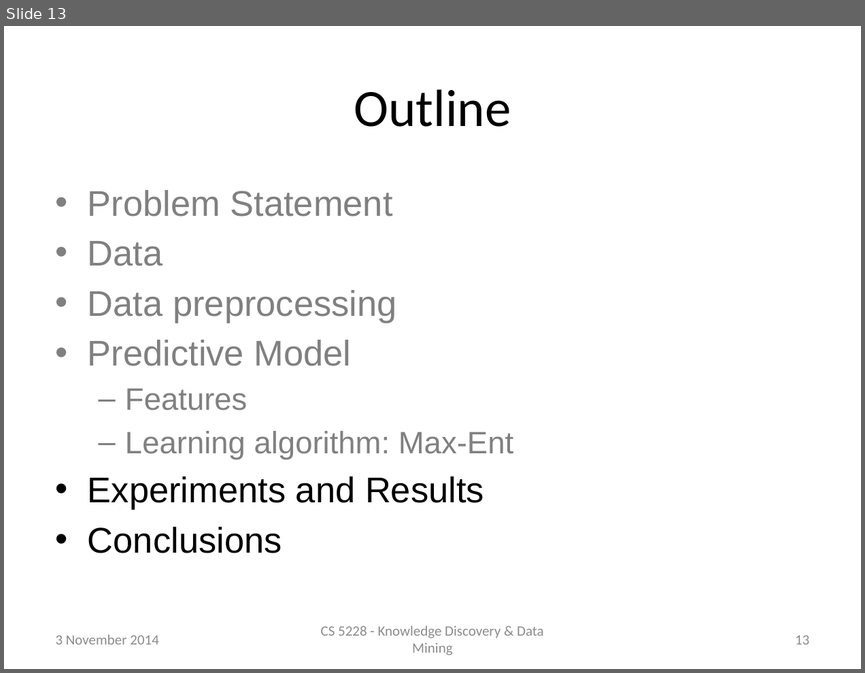
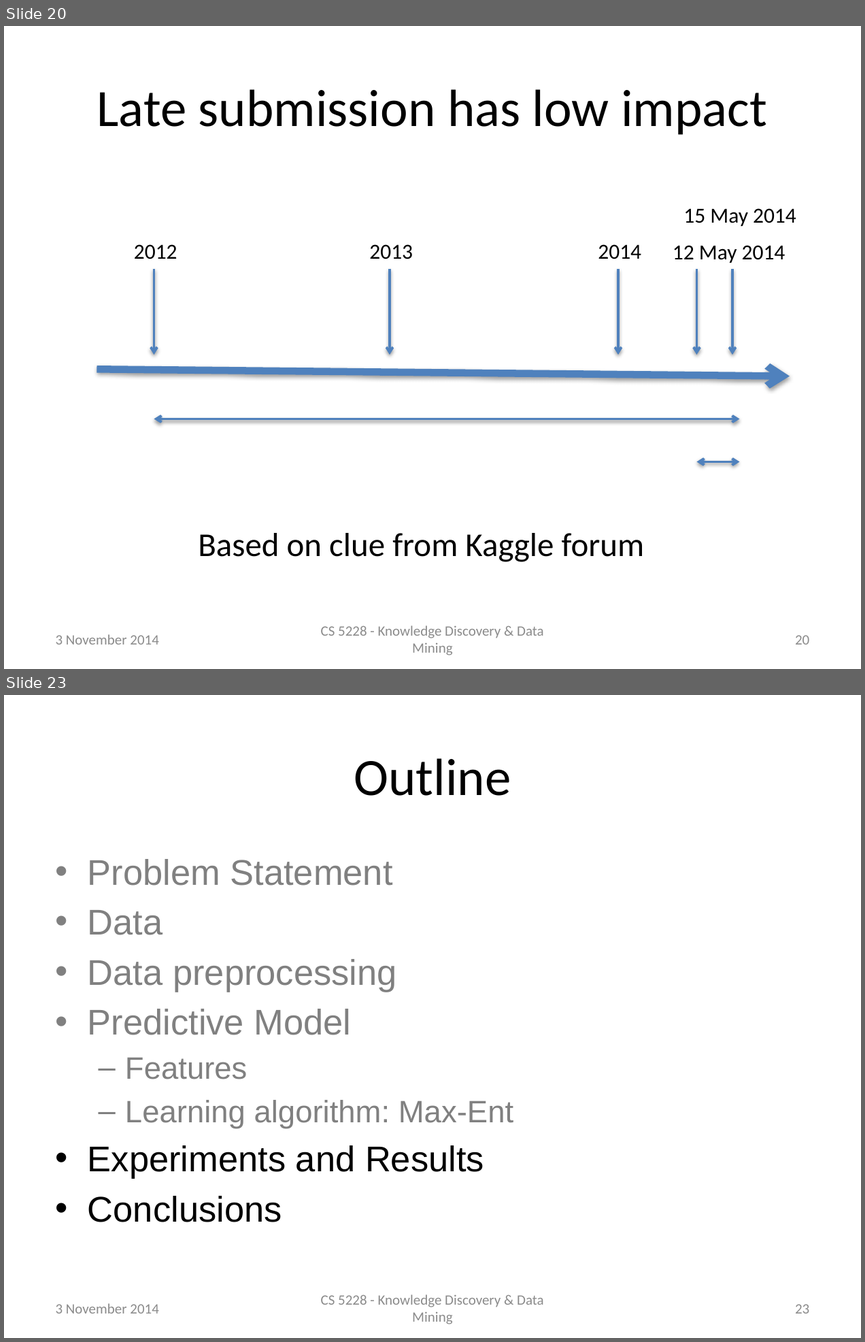
Before and after one commit to raymondhs/Panda-Delights, a slide deck: doc/2014_Nov_04.pptx. Shown one above the other, each under a label of ours: slide 13 before the commit, slides 20 and 23 after it; the slides between them are not shown. The pictures are 865x673 and 865x1342 pixels, drawn with LibreOffice and Linux fonts; fonts in the diff are those of the drawing. Boxes give left, top, right and bottom in pixels: in the first picture for what was removed or moved away, otherwise in the second. Text is boxed around its words. In the diff, an @@ line names an element or a change of style, - is before the commit and + after.

```diff
--- a/doc/2014_Nov_04.pptx
+++ b/doc/2014_Nov_04.pptx
@@ slide 20 added at bbox=[4, 26, 861, 669], background #FFFFFF @@
@@ title added at bbox=[97, 89, 767, 135], 44 pt, text #000000 @@
+Late submission has low impact
@@ text added at bbox=[683, 208, 796, 226], 18 pt, text #000000 @@
+15 May 2014
@@ text added at bbox=[134, 244, 177, 259], 18 pt, text #000000 @@
+2012
@@ text added at bbox=[369, 244, 413, 259], 18 pt, text #000000 @@
+2013
@@ text added at bbox=[598, 244, 641, 259], 18 pt, text #000000 @@
+2014
@@ text added at bbox=[672, 245, 785, 263], 18 pt, text #000000 @@
+12 May 2014
@@ arrow added from (154, 269) to (154, 354), #4F81BD 2 pt @@
@@ arrow added from (390, 269) to (390, 354), #4F81BD 2 pt @@
@@ arrow added from (618, 269) to (618, 354), #4F81BD 2 pt @@
@@ arrow added from (696, 269) to (696, 354), #4F81BD 2 pt @@
@@ arrow added from (732, 269) to (732, 354), #4F81BD 2 pt @@
@@ arrow added from (96, 369) to (789, 376), #4F81BD 6 pt @@
@@ double arrow added from (154, 418) to (739, 418), #4F81BD 2 pt @@
@@ double arrow added from (696, 461) to (739, 461), #4F81BD 2 pt @@
@@ text added at bbox=[198, 533, 644, 562], 28 pt, text #000000 @@
+Based on clue from Kaggle forum
@@ text added at bbox=[56, 634, 158, 644], 12 pt, text #8C8C8C @@
+3 November 2014
@@ text added at bbox=[321, 625, 544, 655], 12 pt, text #8C8C8C @@
+CS 5228 - Knowledge Discovery & Data Mining
@@ page number added at bbox=[795, 635, 809, 644], 12 pt, text #8C8C8C @@
+20
@@ what was slide 13 is now slide 23 @@
@@ page number at bbox=[795, 1304, 809, 1313]: text changed @@
-13
+23
```
Also in this commit, not shown: 5 slides changed, 10 other slides added, 5 other files.
